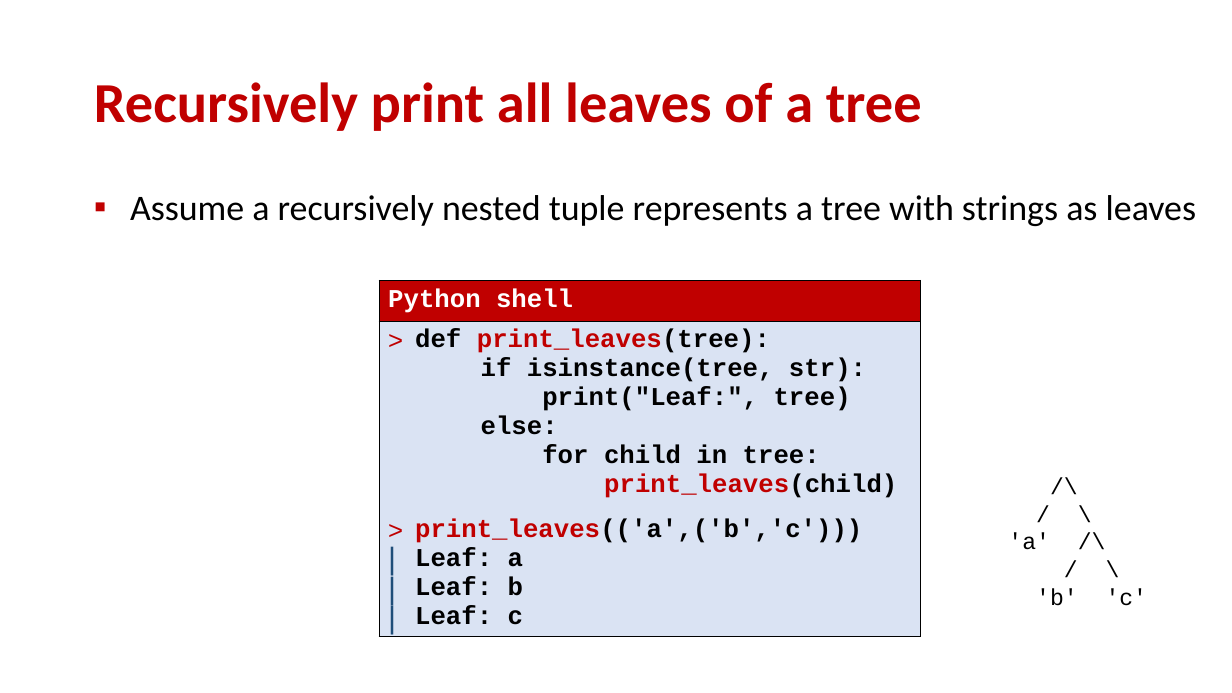
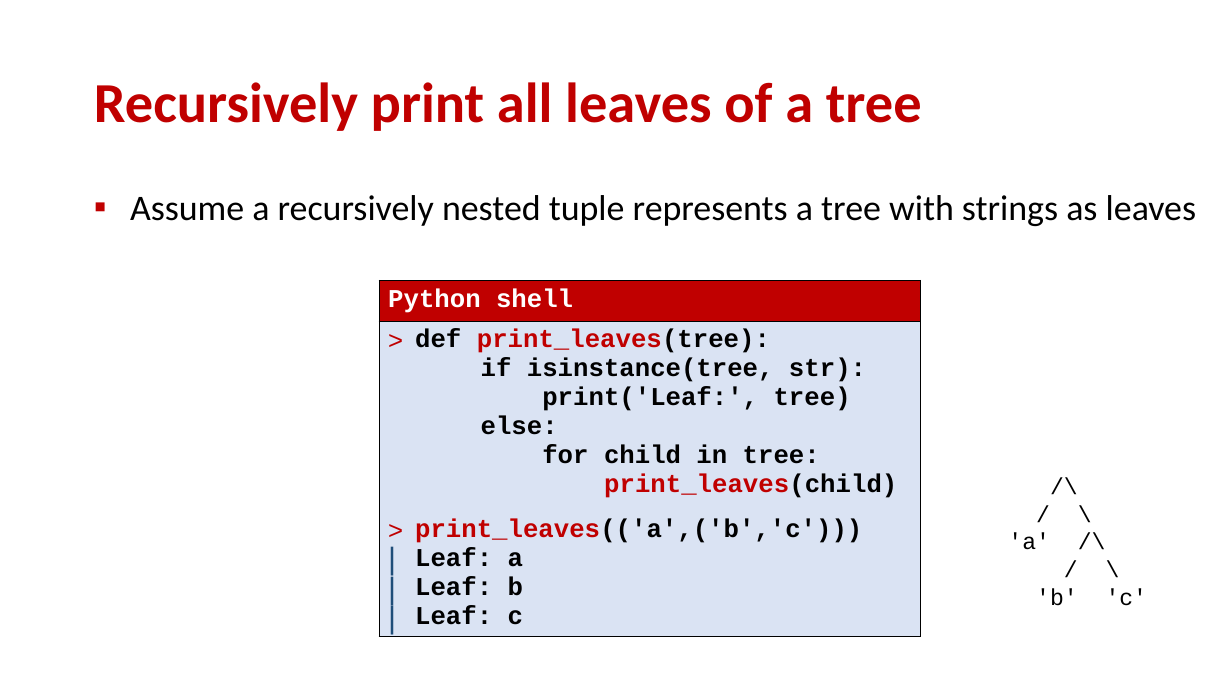
Before and after one commit to gsbrodal/gsbrodal.github.io, a slide deck: slide 13 of ipsa/slides/recursion.pptx. Drawn at 1232x693 pixels with LibreOffice and Linux fonts; fonts in the diff are those of the drawing. Boxes give left, top, right and bottom in pixels: in the first picture for what was removed or moved away, otherwise in the second. Text is boxed around its words. In the diff, an @@ line names an element or a change of style, - is before the commit and + after.

```diff
--- a/ipsa/slides/recursion.pptx
+++ b/ipsa/slides/recursion.pptx
@@ table at (379,280,921,653) @@
@@ row 2, column 1: "def print_leaves(tree): / if isinstance(tree, str): / print("Leaf:", tree) / else: / for child in tree: / print_leaves(child) / print_leaves(('a',('b','c'))) / Leaf: a / Leaf: b / Leaf: c" to "def print_leaves(tree): / if isinstance(tree, str): / print('Leaf:', tree) / else: / for child in tree: / print_leaves(child) / print_leaves(('a',('b','c'))) / Leaf: a / Leaf: b / Leaf: c" @@
```
Also in this commit, not shown: 1 other slide changed, 5 other files.
